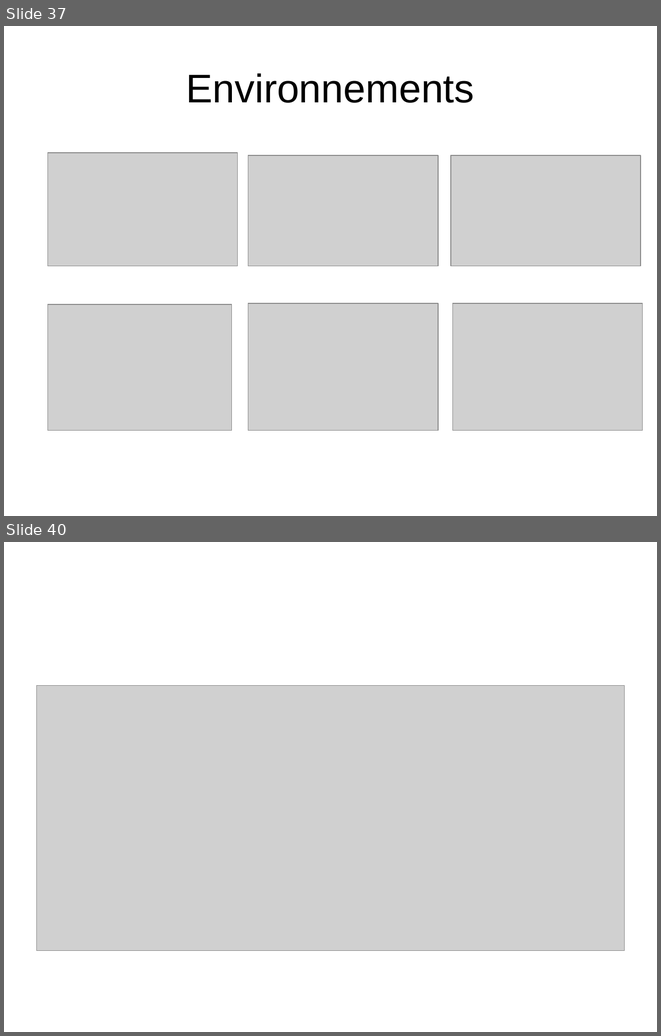
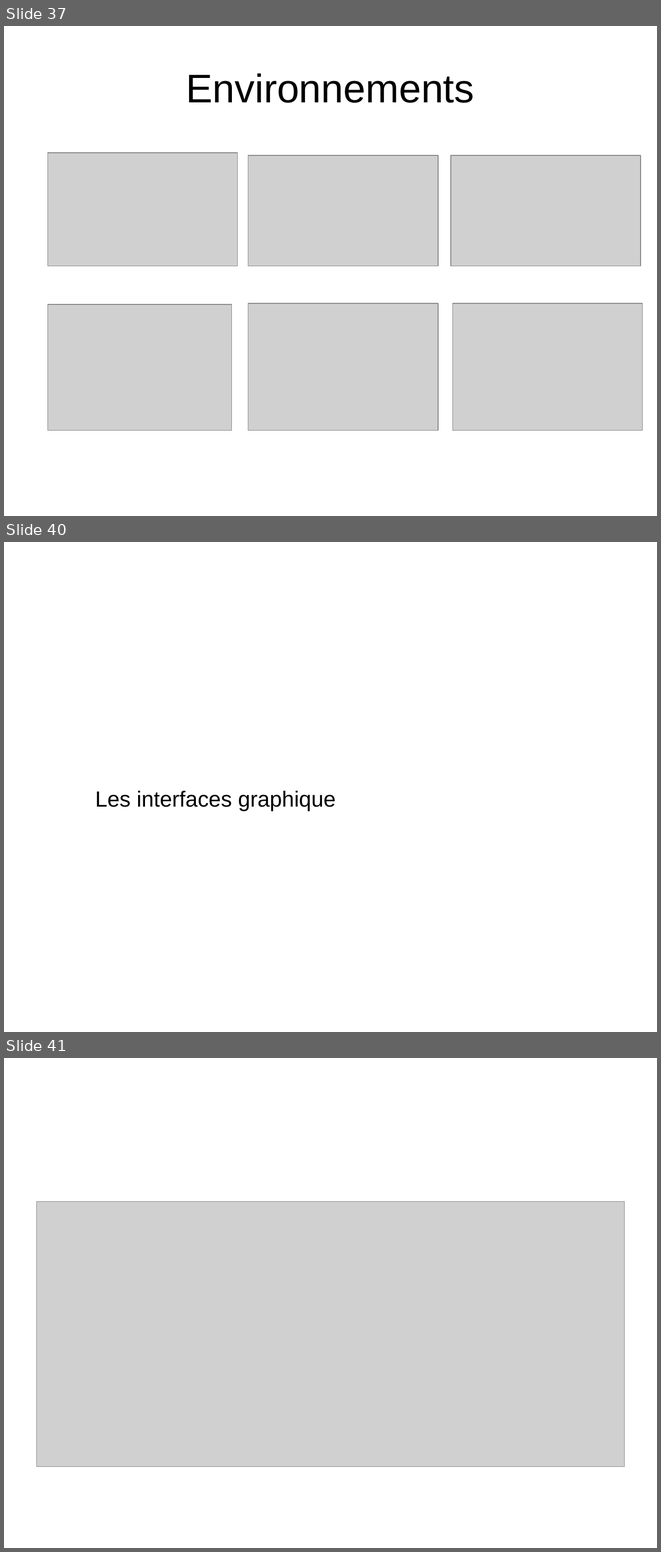
Before and after one commit to HabibAroua/Criminel_dep, a slide deck: documentation/presentation/P1/2734.ppt. Shown one above the other, each under a label of ours: slides 37 and 40 before the commit, slides 37, 40 and 41 after it; the slides between them are not shown. The pictures are 661x1036 and 661x1552 pixels, drawn with LibreOffice and Linux fonts; fonts in the diff are those of the drawing; grey boxes stand for pictures; background and template pictures are left out. Boxes give left, top, right and bottom in pixels: in the first picture for what was removed or moved away, otherwise in the second. Text is boxed around its words. In the diff, an @@ line names an element or a change of style, - is before the commit and + after.

```diff
--- a/documentation/presentation/P1/2734.ppt
+++ b/documentation/presentation/P1/2734.ppt
@@ slide 40 added at <box>4,542,657,1032</box>, background picture (left out) @@
@@ text added at <box>95,791,336,811</box>, 24.2 pt, text #000000 @@
+Les interfaces graphique
@@ what was slide 40 is now slide 41 @@
```
Also in this commit, not shown: 2 slides changed, 3 other slides added, 2 slides removed, 1 other file.
